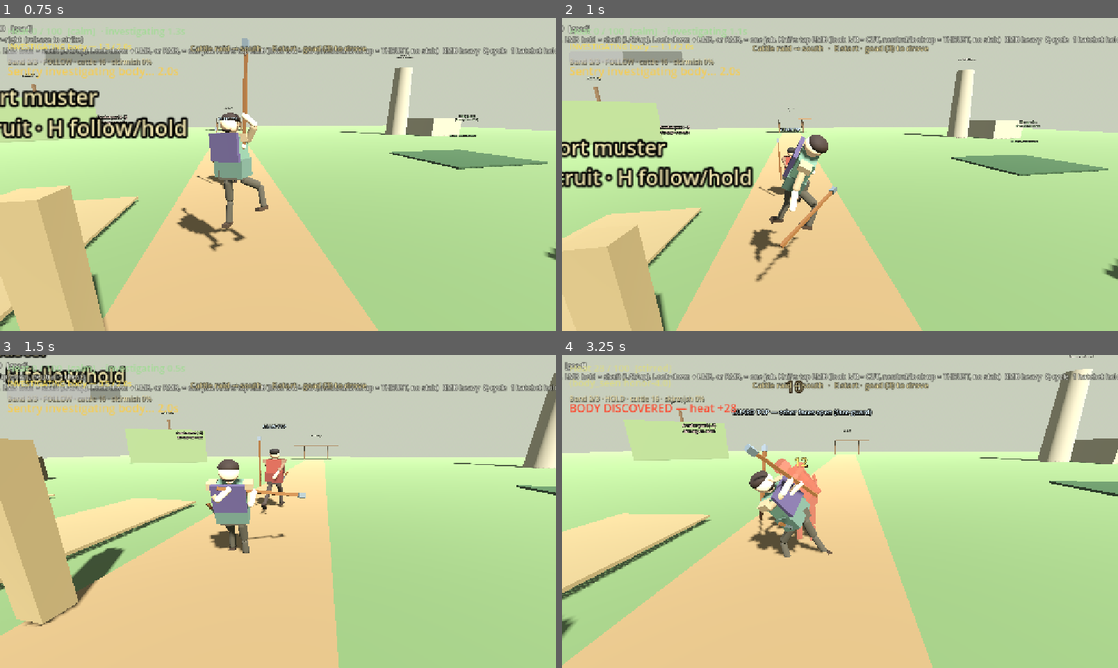
Above: before the commit, frames 1-4 (two rows, left to right).
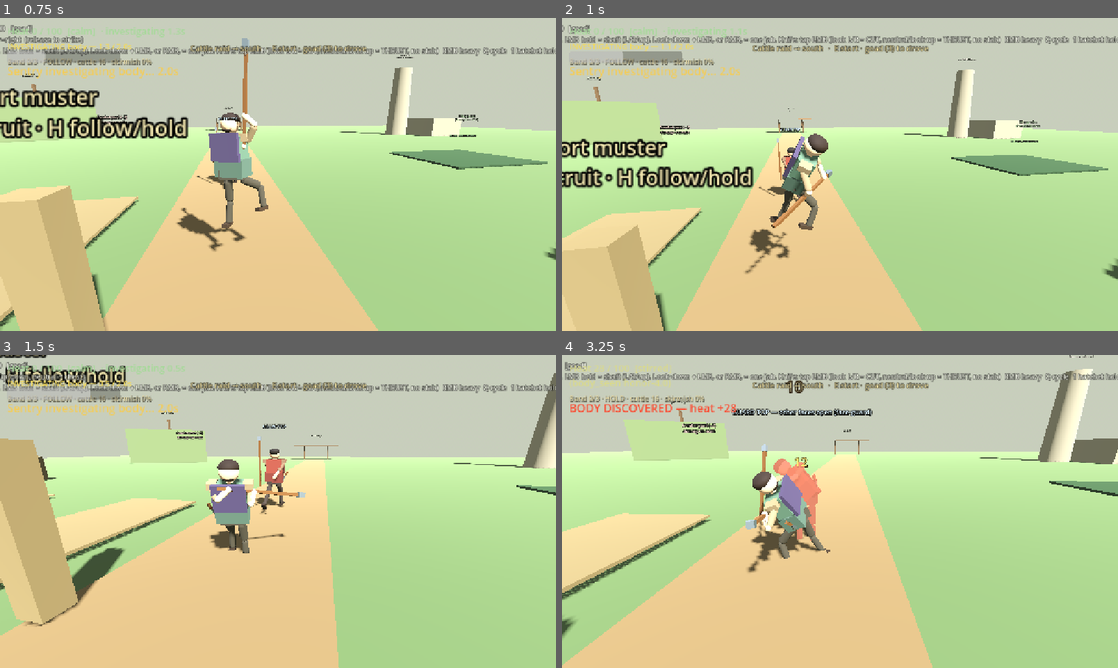
Above: after the commit, the same moments.

Repository: fortins4/devPlayground
Game: Godot game, scene res://scenes/main/main.tscn
Same seed, same stepped clock (60 frames per second), same inputs: the game is played once before the commit and once after it.
Inputs (mouse positions are in pixels of both pictures, inside the frame that each line leads up to):
- Up to frame 1 (0.75 s): tap Enter at 0.5 s; move the mouse to (305, 174) at 0.52 s; hold W (move_forward) from 0.53 s (still down); hold Space (jump) from 0.53 s (still down); click (305, 174) at 0.67 s
- Up to frame 2 (1 s): keep holding W (move_forward); keep holding Space (jump)
- Up to frame 3 (1.5 s): keep holding W (move_forward); move the mouse to (250, 511) at 1.27 s; release Space (jump) at 1.28 s; right-click (250, 511) at 1.35 s
- Up to frame 4 (3.25 s): keep holding W (move_forward); tap Space (jump) at 1.52, 1.55, 1.82, 2.3, 3.02, 3.05 s; move the mouse to (851, 505) at 2.02 s; press the mouse at (851, 505) at 2.03 s; move the mouse to (834, 517) at 2.77 s; release the mouse at (834, 517) at 2.78 s; tap H (band_toggle) at 2.85 s; click (834, 517) at 2.92 s

Frame 1 is identical in both runs. In frame 2, 1.1% of the frame differs, in the area x 32-50%, y 36-85%; in frame 3, less than 0.1%; in frame 4, 1.7%, in the area x 32-49%, y 28-70%.

Commit message:
feat(combat): carry the body through the goad swing

Diff:
--- a/scripts/characters/player/player_controller.gd
+++ b/scripts/characters/player/player_controller.gd
@@ -133,6 +133,14 @@
 var _shaft_from_xf: Transform3D = Transform3D.IDENTITY
 var _shaft_to_xf: Transform3D = Transform3D.IDENTITY
 var _shaft_xf_u: float = 0.0
+## Non-jab swings. The jab leaves this clear so its blend is not retuned.
+var _swing_arc_live: bool = false
+var _swing_arc_aim: Vector2 = Vector2.ZERO
+var _swing_from_slide: float = 0.0
+var _swing_to_slide: float = 0.0
+## Body sample only. The shaft arc is solved after the spine has turned.
+var _swing_pose_only: bool = false
+var _swing_arc_interior: bool = false
 ## While the goad guard is up, look offset is not decayed so a face stays put.
 const TOOL_AIM_SIDE := 10.0
 const TOOL_AIM_VERT := 8.0
@@ -664,6 +672,10 @@
 		goad.rotation = Vector3.ZERO
 		shaft = goad
 	_bow_stow_off_the_head(shaft)
+	if _swing_arc_live and _swing_arc_interior:
+		_bow_swing_off_the_chest(shaft)
+		_pull_shaft_into_reach(shaft)
+		_bow_stow_off_the_head(shaft)
 	_grip_shaft_with(shaft, "right_arm", "right_forearm", 0.30)
 	_grip_shaft_with(shaft, "left_arm", "left_forearm", 0.24)
 
@@ -1217,8 +1229,11 @@
 	_charge_from_ready = false
 	var aim := _shaft_aim_axes()
 	# The jab is the point, at any look. It is not the shaft swing he was aiming.
-	if combat.last_strike_direction() == CombatSystem.StrikeDirection.BOTTOM:
+	var jab := combat.last_strike_direction() == CombatSystem.StrikeDirection.BOTTOM
+	if jab:
 		aim = Vector2(0.0, 1.0)
+	_swing_arc_live = not jab
+	_swing_arc_aim = aim
 	var pose_idle: Dictionary = ToolStrikePoses.tool_idle_pose(CombatSystem.Weapon.GOAD)
 	var pose_windup: Dictionary = ToolStrikePoses.tool_aim_phase_pose(CombatSystem.Weapon.GOAD, aim.x, aim.y, &"windup")
 	var pose_contact: Dictionary = ToolStrikePoses.tool_aim_phase_pose(CombatSystem.Weapon.GOAD, aim.x, aim.y, &"contact")
@@ -1234,20 +1249,23 @@
 	if _torso_tween and _torso_tween.is_valid():
 		_torso_tween.kill()
 	_tool_pose_active = true
+	# Same phase lengths. The hold used to freeze a pose while the next
+	# sample of the stick had already jumped. Travel uses that time instead.
+	# Sine, not a cubic ease-in, so the middle of the window is on the arc.
+	var windup_move := float(phases["windup_move"]) + float(phases["windup_hold"])
+	var to_contact := float(phases["to_contact"]) + float(phases["contact_hold"])
+	var follow_move := float(phases["follow"])
 	_arm_tween = create_tween()
-	_arm_tween.tween_method(_lerp_goad_shaft.bind(start_pose, pose_windup, start_xf, windup_xf), 0.0, 1.0, phases["windup_move"]).set_trans(Tween.TRANS_SINE).set_ease(Tween.EASE_OUT)
-	if float(phases["windup_hold"]) > 0.0:
-		_arm_tween.tween_interval(float(phases["windup_hold"]))
-	_arm_tween.tween_method(_lerp_goad_shaft.bind(pose_windup, pose_contact, windup_xf, contact_xf), 0.0, 1.0, phases["to_contact"]).set_trans(Tween.TRANS_CUBIC).set_ease(Tween.EASE_IN)
-	if float(phases["contact_hold"]) > 0.0:
-		_arm_tween.tween_interval(float(phases["contact_hold"]))
-	_arm_tween.tween_method(_lerp_goad_shaft.bind(pose_contact, pose_follow, contact_xf, follow_xf), 0.0, 1.0, phases["follow"]).set_trans(Tween.TRANS_QUAD).set_ease(Tween.EASE_OUT)
+	_arm_tween.tween_method(_lerp_goad_shaft.bind(start_pose, pose_windup, start_xf, windup_xf), 0.0, 1.0, windup_move).set_trans(Tween.TRANS_SINE).set_ease(Tween.EASE_IN_OUT)
+	_arm_tween.tween_method(_lerp_goad_shaft.bind(pose_windup, pose_contact, windup_xf, contact_xf), 0.0, 1.0, to_contact).set_trans(Tween.TRANS_SINE).set_ease(Tween.EASE_IN_OUT)
+	_arm_tween.tween_method(_lerp_goad_shaft.bind(pose_contact, pose_follow, contact_xf, follow_xf), 0.0, 1.0, follow_move).set_trans(Tween.TRANS_SINE).set_ease(Tween.EASE_IN_OUT)
 	_arm_tween.tween_method(_slerp_goad_settle.bind(pose_follow, pose_idle), 0.0, 1.0, GOAD_SETTLE_SEC).set_trans(Tween.TRANS_SINE).set_ease(Tween.EASE_IN_OUT)
 	_arm_tween.tween_callback(_finish_goad_return)
 
 
 func _finish_goad_return() -> void:
 	## Already eased to the ready pose. Do not snap additives to bind pose.
+	_swing_arc_live = false
 	if combat and (combat.is_charging or combat.is_shaft_blocking):
 		return
 	if combat == null or locomotion == null:
@@ -1262,12 +1280,150 @@
 
 
 func _lerp_goad_shaft(t: float, from_pose: Dictionary, to_pose: Dictionary, from_xf: Transform3D, to_xf: Transform3D) -> void:
-	_shaft_from_xf = from_xf
-	_shaft_to_xf = to_xf
-	_shaft_xf_u = clampf(t, 0.0, 1.0)
+	var u := clampf(t, 0.0, 1.0)
+	_swing_from_slide = float(from_pose.get("grip_slide", 0.0))
+	_swing_to_slide = float(to_pose.get("grip_slide", 0.0))
+	if _swing_arc_live:
+		# Turn the spine first, then lay the wood on the face side of that head.
+		_swing_pose_only = true
+		if u > 0.001 and u < 0.999:
+			var mid := _swing_arc_mid(from_pose, to_pose)
+			if u <= 0.5:
+				_apply_blended_pose(from_pose, mid, u / 0.5, false)
+			else:
+				_apply_blended_pose(mid, to_pose, (u - 0.5) / 0.5, false)
+		else:
+			_apply_blended_pose(from_pose, to_pose, u, false)
+		_swing_pose_only = false
+		_swing_arc_interior = u > 0.02 and u < 0.98
+		var shaft_xf := _swing_shaft_on_arc(from_xf, to_xf, u)
+		_shaft_from_xf = shaft_xf
+		_shaft_to_xf = shaft_xf
+		_shaft_xf_u = 1.0
+		_shaft_xf_blend = true
+		_sync_weapon_to_hand()
+		_shaft_xf_blend = false
+		_swing_arc_interior = false
+		return
+	var shaft_xf := from_xf.interpolate_with(to_xf, u)
+	# Jab keeps the old blend. One transform, so the plant cannot slerp off it.
+	_shaft_from_xf = shaft_xf
+	_shaft_to_xf = shaft_xf
+	_shaft_xf_u = 1.0
 	_shaft_xf_blend = true
-	_apply_blended_pose(from_pose, to_pose, t, false)
+	_apply_blended_pose(from_pose, to_pose, u, false)
 	_shaft_xf_blend = false
+
+
+func _swing_arc_mid(from_pose: Dictionary, to_pose: Dictionary) -> Dictionary:
+	## Halfway is not the straight lerp. The chord leaves the chest still
+	## while the stick travels. This sample turns hips and spine with that
+	## travel. It is only the in-between; the phase poses stay put.
+	var mid := {}
+	for k in to_pose.keys():
+		if String(k) == "root_drop" or String(k) == "grip_slide":
+			mid[k] = lerpf(float(from_pose.get(k, 0.0)), float(to_pose[k]), 0.5)
+		else:
+			var a: Vector3 = from_pose.get(k, Vector3.ZERO)
+			var b: Vector3 = to_pose[k]
+			var along := 0.5
+			# Hips and spine lead, but they do not spin all the way to the
+			# contact yaw in the middle. That turn shows the cloak and leaves
+			# the stick behind the chest.
+			var key := String(k)
+			if key == "hips" or key == "torso" or key == "head":
+				along = 0.32
+			mid[k] = a.lerp(b, along)
+	var side := 0.0
+	if _swing_arc_aim.x < -0.35:
+		side = 1.0
+	elif _swing_arc_aim.x > 0.35:
+		side = -1.0
+	var overhead := 1.0 if _swing_arc_aim.y < -0.35 else 0.0
+	if mid.has("hips"):
+		mid["hips"] = (mid["hips"] as Vector3) + Vector3(overhead * -0.18, side * 0.14, 0.0)
+	if mid.has("torso"):
+		mid["torso"] = (mid["torso"] as Vector3) + Vector3(overhead * -0.16, side * 0.12, 0.0)
+	if mid.has("head"):
+		mid["head"] = (mid["head"] as Vector3) + Vector3(overhead * 0.08, side * 0.05, 0.0)
+	if mid.has("right_arm"):
+		mid["right_arm"] = (mid["right_arm"] as Vector3) + Vector3(overhead * -0.16, side * 0.2, side * -0.08)
+	if mid.has("left_arm"):
+		mid["left_arm"] = (mid["left_arm"] as Vector3) + Vector3(overhead * -0.12, side * 0.12, side * 0.06)
+	# A positive shin kicks the foot up. The in-between keeps the sole down.
+	for leg in ["left_shin", "right_shin"]:
+		if not mid.has(leg):
+			continue
+		var sv: Vector3 = mid[leg]
+		if sv.x > deg_to_rad(-12.0):
+			sv.x = deg_to_rad(-28.0)
+		mid[leg] = sv
+	return mid
+
+
+func _swing_shaft_on_arc(from_xf: Transform3D, to_xf: Transform3D, u: float) -> Transform3D:
+	## Wood ends, not a quaternion slerp. The slerp bows the tip behind the
+	## skull while the chest stays on the chord. Ends are the phase holds.
+	if u <= 0.001:
+		return from_xf
+	if u >= 0.999:
+		return to_xf
+	var from_line := _guard_line(from_xf, _swing_from_slide)
+	var to_line := _guard_line(to_xf, _swing_to_slide)
+	var slide := lerpf(_swing_from_slide, _swing_to_slide, u)
+	var mid_butt: Vector3 = from_line[0].lerp(to_line[0], 0.5)
+	var mid_tip: Vector3 = from_line[1].lerp(to_line[1], 0.5)
+	var bulge := _swing_face_bulge(mid_tip)
+	var butt := _quad_bez(from_line[0], mid_butt + bulge, to_line[0], u)
+	var tip := _quad_bez(from_line[1], mid_tip + bulge, to_line[1], u)
+	var axis := tip - butt
+	if axis.length_squared() < 0.0001:
+		return from_xf.interpolate_with(to_xf, u)
+	axis = axis.normalized()
+	var origin := butt - axis * (-0.255 - slide)
+	var carry := from_xf.interpolate_with(to_xf, u)
+	var x := carry.basis.x
+	x = x - axis * x.dot(axis)
+	if x.length_squared() < 0.0001:
+		x = carry.basis.z.cross(axis)
+	x = x.normalized()
+	var z := x.cross(axis).normalized()
+	return Transform3D(Basis(x, axis, z), origin)
+
+
+func _swing_face_bulge(mid_tip: Vector3) -> Vector3:
+	## The quaternion chord leaves the tip behind the skull. The control is
+	## pushed until the middle of the wood is in front of the chest. A side
+	## swing also leads across. Negative torso Z is the face.
+	if locomotion == null:
+		return Vector3.ZERO
+	var torso := locomotion.get_joint("torso") as Node3D
+	if torso == null:
+		return Vector3.ZERO
+	var basis := torso.global_transform.basis
+	var face := -basis.z
+	var side_axis := basis.x
+	var swing := 0.0
+	if _swing_arc_aim.x < -0.35:
+		swing = -1.0
+	elif _swing_arc_aim.x > 0.35:
+		swing = 1.0
+	# Bezier at u=0.5 sits halfway from the chord midpoint to the control,
+	# so the push is twice the distance the tip still has to travel.
+	var lp: Vector3 = torso.to_local(mid_tip)
+	var need := 0.28
+	if lp.z > -0.12:
+		need = maxf(need, (lp.z + 0.22) * 2.0)
+	# Stay between the hands. A longer push parks the wood where one palm slips off.
+	var cap := 0.85 if _swing_arc_aim.y < -0.35 else 0.48
+	need = clampf(need, 0.22, cap)
+	return face * need + side_axis * swing * 0.1
+
+
+func _quad_bez(a: Vector3, b: Vector3, c: Vector3, t: float) -> Vector3:
+	var ab := a.lerp(b, t)
+	var bc := b.lerp(c, t)
+	return ab.lerp(bc, t)
 
 
 func _slerp_tool_pose(t: float, from_pose: Dictionary, to_pose: Dictionary) -> void:
@@ -1536,6 +1692,8 @@
 		_guide_draw_hands(weapon_visual, s)
 	elif _goad_stowing:
 		_apply_back_goad_carry(_goad_draw_u)
+	elif _swing_pose_only:
+		pass
 	elif combat and combat.current_weapon == CombatSystem.Weapon.GOAD:
 		if _guard_blend_active:
 			_plant_shaft_between(_guard_from_xf, _guard_to_xf, _guard_blend_u)
@@ -1663,6 +1821,57 @@
 		back.global_transform = seat_xf.interpolate_with(_goad_stow_from, ku)
 		# Same bow as the unarmed stow. The knife hand is not pulled onto the shaft.
 		_bow_stow_off_the_head(back)
+
+
+func _pull_shaft_into_reach(shaft: Node3D) -> void:
+	## Both hands stay on the wood. If the arc stepped out of reach, bring
+	## it back toward the shoulders before the grip solves.
+	if locomotion == null:
+		return
+	var pull := Vector3.ZERO
+	var n := 0
+	for arm_name in ["right_arm", "left_arm"]:
+		var arm := locomotion.get_joint(arm_name) as Node3D
+		if arm == null:
+			continue
+		var shoulder: Vector3 = arm.global_position
+		var best_d := 99.0
+		var best := Vector3.ZERO
+		for i in 12:
+			var p: Vector3 = shaft.to_global(Vector3(0.0, lerpf(-0.05, 0.95, float(i) / 11.0), 0.0))
+			var d := shoulder.distance_to(p)
+			if d < best_d:
+				best_d = d
+				best = p
+		if best_d > 0.50:
+			pull += (shoulder - best).normalized() * (best_d - 0.46)
+			n += 1
+	if n > 0:
+		shaft.global_position += pull / float(n)
+
+
+func _bow_swing_off_the_chest(shaft: Node3D) -> void:
+	## A swing sample that would pass through the ribs is carried out in
+	## front. Same idea as the stow bow. End poses are not rewritten.
+	if locomotion == null:
+		return
+	var torso := locomotion.get_joint("torso") as Node3D
+	if torso == null:
+		return
+	var face := -torso.global_transform.basis.z
+	if face.length_squared() < 0.001:
+		return
+	face = face.normalized()
+	var push := 0.0
+	for i in 14:
+		var along := lerpf(-0.15, 1.02, float(i) / 13.0)
+		var lp: Vector3 = torso.to_local(shaft.to_global(Vector3(0.0, along, 0.0)))
+		if absf(lp.x) > 0.36 or lp.y < -0.08 or lp.y > 0.62:
+			continue
+		if lp.z > -0.06:
+			push = maxf(push, lp.z + 0.14)
+	if push > 0.001:
+		shaft.global_position += face * push
 
 
 func _bow_stow_off_the_head(back: Node3D) -> void:
